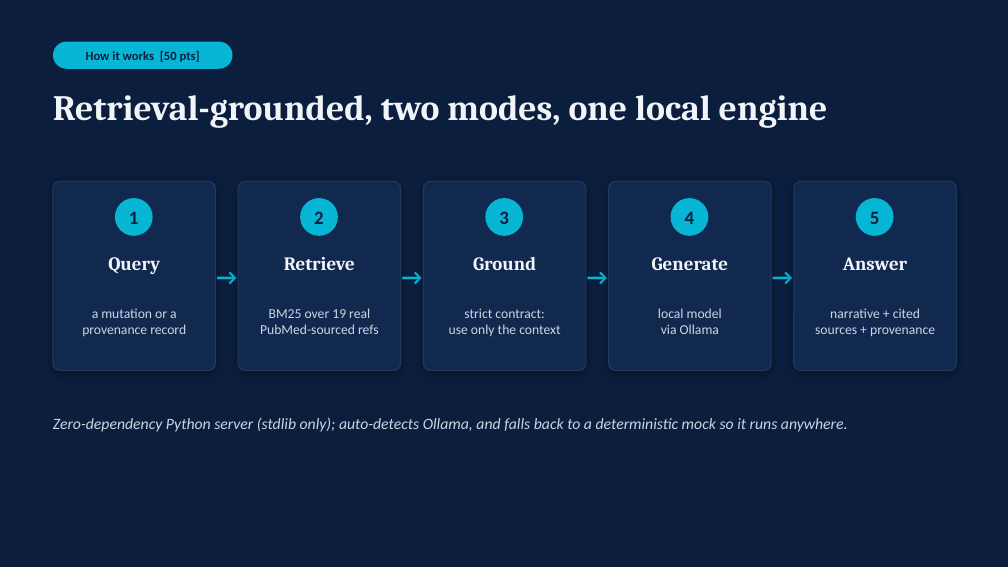
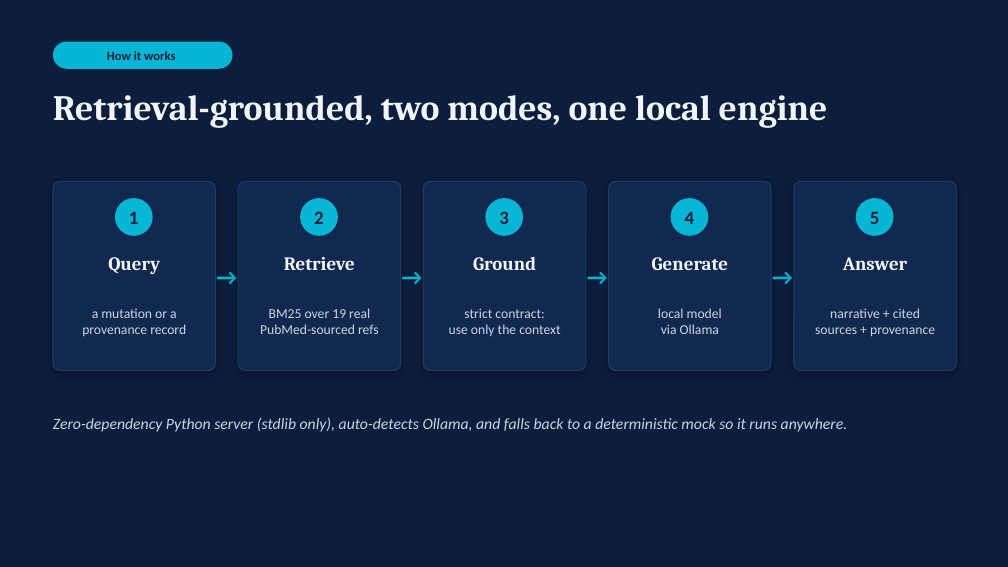
Before and after one commit to doron66-collab/lili2014, a slide deck: slide 5 of ist362_copilot/presentation/SOLANGE_Copilot_presentation.pptx. Drawn at 1008x567 pixels with LibreOffice and Linux fonts; fonts in the diff are those of the drawing. Boxes give left, top, right and bottom in pixels: in the first picture for what was removed or moved away, otherwise in the second. Text is boxed around its words. In the diff, an @@ line names an element or a change of style, - is before the commit and + after.

```diff
--- a/ist362_copilot/presentation/SOLANGE_Copilot_presentation.pptx
+++ b/ist362_copilot/presentation/SOLANGE_Copilot_presentation.pptx
@@ text at (107, 51, 175, 60): text changed @@
-How it works [50 pts]
+How it works
@@ text at (53, 417, 848, 432): text changed @@
-Zero-dependency Python server (stdlib only); auto-detects Ollama, and falls back to a deterministic mock so it runs anywhere.
+Zero-dependency Python server (stdlib only), auto-detects Ollama, and falls back to a deterministic mock so it runs anywhere.
```
Also in this commit, not shown: 10 other slides changed.
